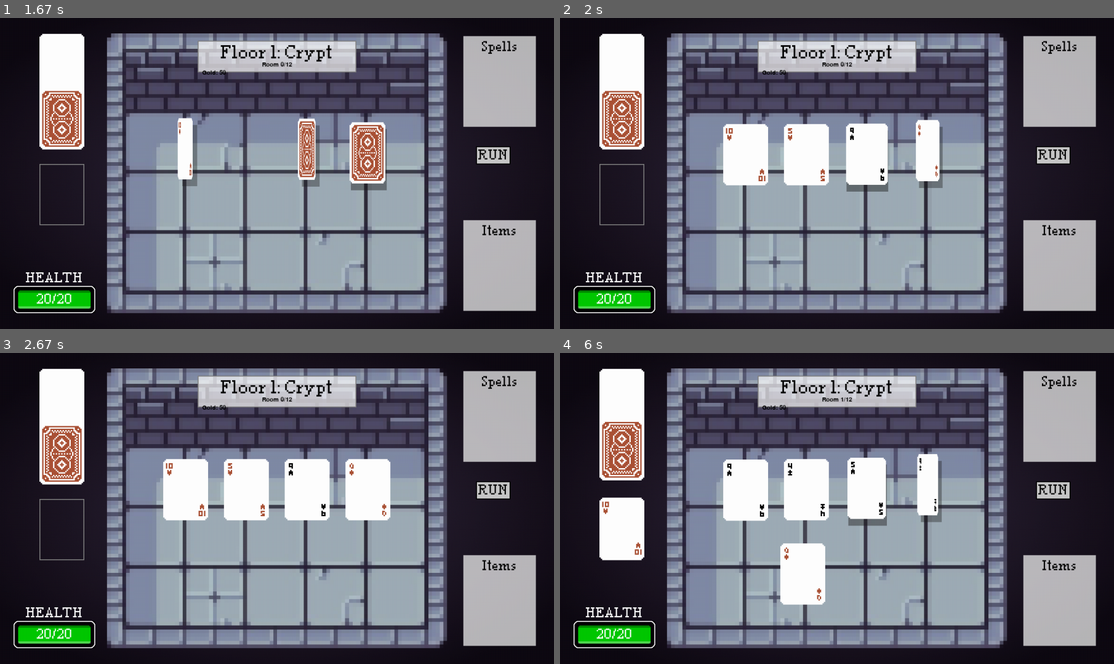
Above: before the commit, frames 1-4 (two rows, left to right).
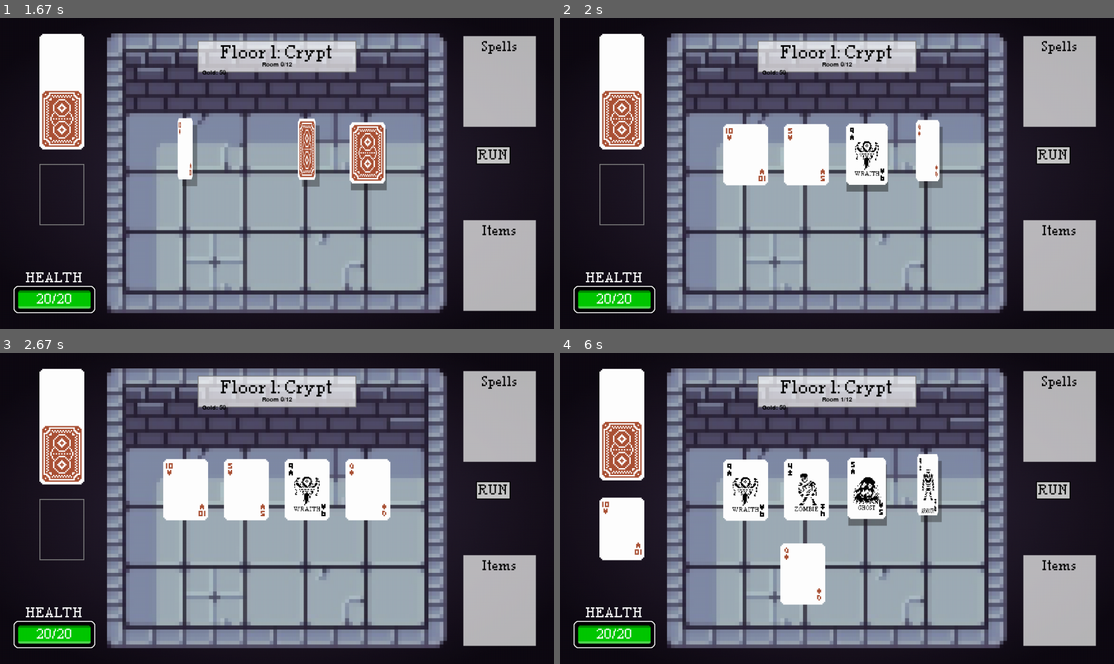
Above: after the commit, the same moments.

Repository: YetiGonk/Scoundrel-Pygame
Game: pygame game, started from main.py
The game is run twice, just before and just after one commit, with the same random seed, the same clock (stepped at 60 frames per second) and the same inputs.
Inputs (mouse positions are in pixels of both pictures, inside the frame that each line leads up to):
- Up to frame 1 (1.67 s): click "START GAME" at 0.38 s; click (144, 176) at 0.72 s; click "Continue" at 1.05 s
- Up to frame 2 (2 s): click (637, 164) at 1.88 s
- Up to frame 3 (2.67 s): no input
- Up to frame 4 (6 s): click (947, 483) at 3.22 s; click (837, 489) at 3.55 s; click (803, 489) at 4.38 s; click "RUN" at 5.78 s

Frame 1 is identical in both runs. In frame 2, 0.2% of the frame differs, in the area x 53-58%, y 39-51%; in frame 3, 0.2%; in frame 4, 0.8%, in the area x 31-68%, y 37-52%.

Commit message:
card modify with monster art

Diff:
--- a/components/card.py
+++ b/components/card.py
@@ -1,13 +1,14 @@
 """ Card component for the Scoundrel game with enhanced animation support. """
 import pygame
 import math
-from constants import CARD_WIDTH, CARD_HEIGHT
+from constants import CARD_WIDTH, CARD_HEIGHT, CARD_RED, BLACK, FONTS_PATH
 from utils.resource_loader import ResourceLoader
+from roguelike_constants import FLOOR_MONSTERS
 
 class Card:
     """ Represents a card in the game with support for rotation and scaling. """
 
-    def __init__(self, suit, value):
+    def __init__(self, suit, value, floor_type="dungeon"):
         self.suit = suit
         self.value = value
         self.type = self.determine_type()
@@ -20,6 +21,7 @@
         self.face_up = False
         self.z_index = 0
         self.is_visible = True  # Controls card visibility for effects
+        self.floor_type = floor_type
 
         # Animation properties
         self.rotation = 0  # Degrees
@@ -32,6 +34,11 @@
             )
         else:
             texture = ResourceLoader.load_image(f"cards/{self.suit}_{self.value}.png")
+
+        # If this is a monster card (spades or clubs), add monster image and name
+        if self.type == "monster" and self.value >= 2 and self.value <= 17:
+            texture = self.add_monster_to_card(texture)
+
         self.texture = pygame.transform.scale(texture, (self.width, self.height))
         self.original_texture = self.texture
 
@@ -48,6 +55,72 @@
         self.face_up = False
         self.lift_height = 20  # How high the card lifts during flip
         self.original_y = 0  # Original y position for reference
+
+    def add_monster_to_card(self, card_surface):
+        """Add monster image and name to card surface based on suit, value and floor type"""
+        # Get monster data from roguelike_constants
+        try:
+            monster_data = FLOOR_MONSTERS[self.floor_type][self.suit][self.value]
+        except KeyError:
+            # No monster defined for this card
+            return card_surface
+
+        monster_name = monster_data["name"].upper()
+        monster_image_path = monster_data["image"]
+
+        # Create a new surface based on the card surface
+        card_width, card_height = card_surface.get_width(), card_surface.get_height()
+        new_surface = pygame.Surface((card_width, card_height), pygame.SRCALPHA)
+        new_surface.blit(card_surface, (0, 0))
+
+        # Load, resize, and recolor monster image
+        monster_img = ResourceLoader.load_image(monster_image_path, cache=False)
+
+        # Scale monster from 32x32 to 96x96
+        monster_size = 96
+        monster_img = pygame.transform.scale(monster_img, (monster_size, monster_size))
+
+        # Recolor the monster using pygame surfaces
+        monster_surface = pygame.Surface((monster_size, monster_size), pygame.SRCALPHA)
+        for y in range(monster_size):
+            for x in range(monster_size):
+                color = monster_img.get_at((x, y))
+                # If not transparent (alpha > 0) and not white, apply the suit color
+                if color.r == 255 and color.g == 255 and color.b == 255 and color.a > 0:
+                    monster_surface.set_at((x, y), pygame.Color(0, 0, 0, 255))
+
+        # Calculate center position to place the monster
+        monster_pos = ((card_width - monster_size) // 2, (card_height - monster_size) // 2)
+
+        # Blit monster onto the card
+        new_surface.blit(monster_surface, monster_pos)
+
+        # Load font for monster name
+        font_size = 16
+        try:
+            font = pygame.font.Font(FONTS_PATH + "/Pixel Times.ttf", font_size)
+        except:
+            # Fallback to default font if custom font not found
+            font = pygame.font.SysFont(None, font_size)
+
+        text_surface = None
+        text_rect = None
+
+        # Render monster name
+        if len(monster_name) > 10 and " " in monster_name:
+            # Split monster name to fit within the card width
+            monster_name = monster_name.split(" ")
+            for i, word in enumerate(monster_name):
+                text_surface = font.render(word, True, BLACK)
+                text_rect = text_surface.get_rect(center=(card_width // 2, monster_pos[1] + monster_size + 10 + i * 20))
+        else:
+            text_surface = font.render(monster_name, True, BLACK)
+            text_rect = text_surface.get_rect(center=(card_width // 2, monster_pos[1] + monster_size + 10))
+
+        # Blit name onto the card
+        new_surface.blit(text_surface, text_rect)
+
+        return new_surface
 
     def determine_type(self):
         if self.suit in ["spades", "clubs"]:
--- a/states/playing_state.py
+++ b/states/playing_state.py
@@ -130,6 +130,8 @@
         if self.is_boss_room:
             boss_card = self.game_manager.floor_manager.get_boss_card()
             if boss_card:
+                # Add the current floor type to the boss card data
+                boss_card["floor_type"] = self.current_floor
                 # Add the boss card to the bottom of the deck
                 self.deck.add_to_bottom(boss_card)
 
@@ -789,7 +791,9 @@
         for i in range(cards_to_draw):
             if self.deck.cards:
                 card_data = self.deck.draw_card()
-                card = Card(card_data["suit"], card_data["value"])
+                # Check if floor_type is included in card_data, otherwise use self.current_floor
+                floor_type = card_data.get("floor_type", self.current_floor)
+                card = Card(card_data["suit"], card_data["value"], floor_type)
 
                 # Cards start face down
                 card.face_up = False
Not shown, changed: README.md
